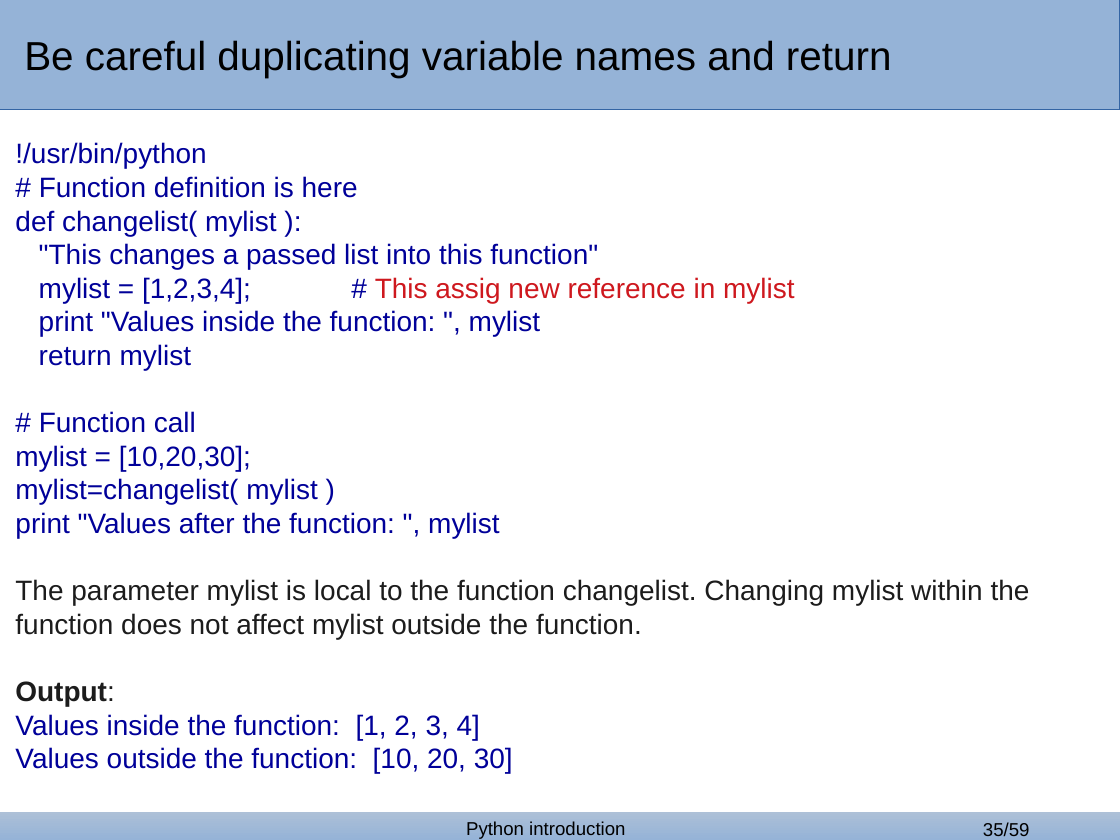
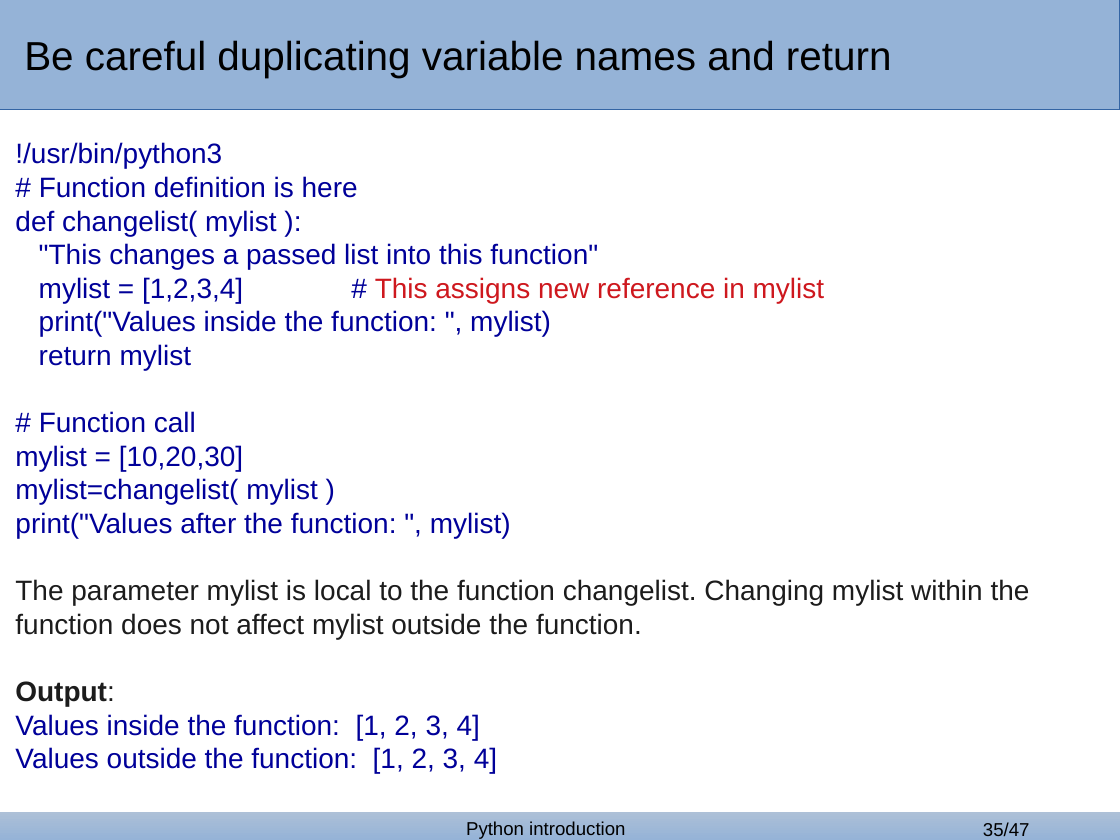
Before and after one commit to bertocco/abilita_info_units_1920, a slide deck: slide 35 of lezioni/python_lessons/python_1_covid.odp. Drawn at 1120x840 pixels with LibreOffice and Linux fonts; fonts in the diff are those of the drawing; background and template pictures are left out. Boxes give left, top, right and bottom in pixels: in the first picture for what was removed or moved away, otherwise in the second. Text is boxed around its words. In the diff, an @@ line names an element or a change of style, - is before the commit and + after.

```diff
--- a/lezioni/python_lessons/python_1_covid.odp
+++ b/lezioni/python_lessons/python_1_covid.odp
@@ text at (x1=15, y1=142, x2=222, y2=169): text changed @@
-!/usr/bin/python
+!/usr/bin/python3
@@ text at (x1=39, y1=277, x2=824, y2=337): text changed @@
-mylist = [1,2,3,4]; # This assig new reference in mylist
-print "Values inside the function: ", mylist
+mylist = [1,2,3,4] # This assigns new reference in mylist
+print("Values inside the function: ", mylist)
@@ text at (x1=15, y1=445, x2=243, y2=471): text changed @@
-mylist = [10,20,30];
+mylist = [10,20,30]
@@ text at (x1=15, y1=512, x2=511, y2=538): text changed @@
-print "Values after the function: ", mylist
+print("Values after the function: ", mylist)
@@ text at (x1=15, y1=747, x2=497, y2=773): text changed @@
-Values outside the function: [10, 20, 30]
+Values outside the function: [1, 2, 3, 4]
@@ page number at (x1=983, y1=822, x2=1030, y2=836): text changed @@
-35/59
+35/47
```
Also in this commit, not shown: 29 other slides changed, 12 slides removed.
